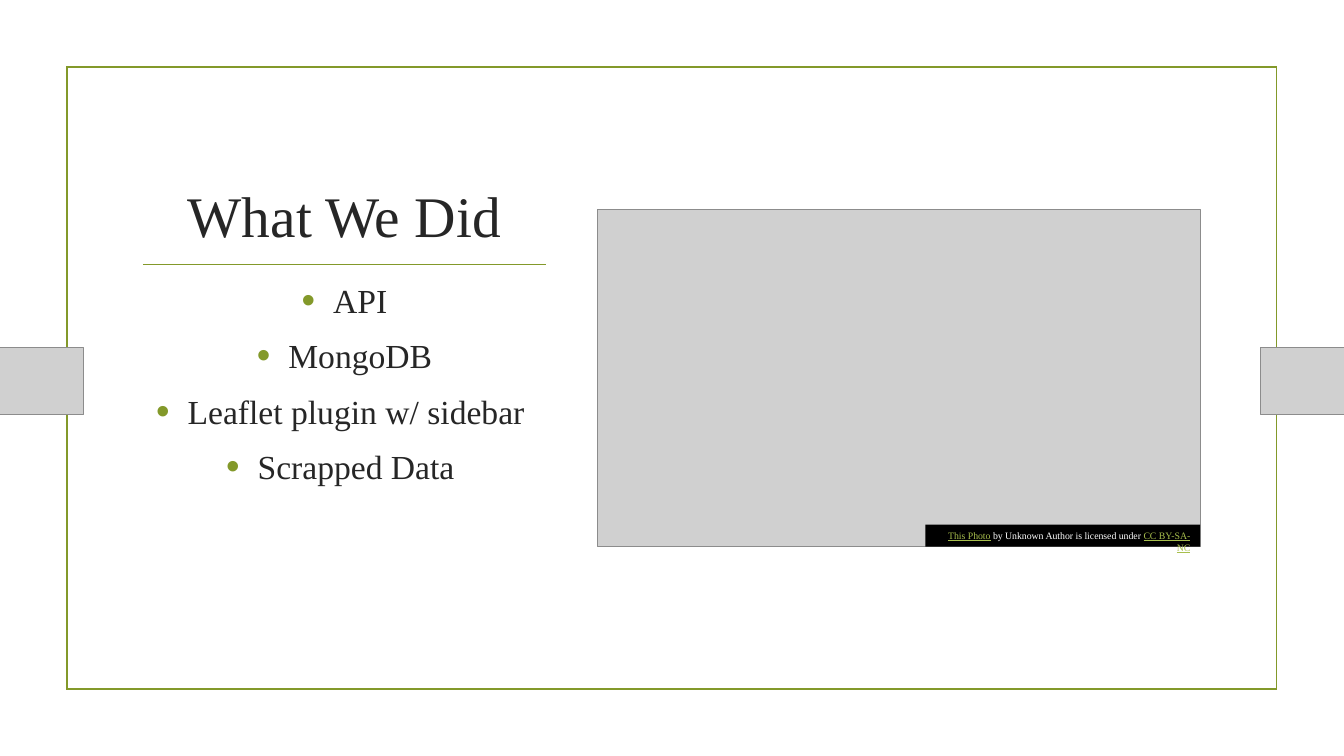
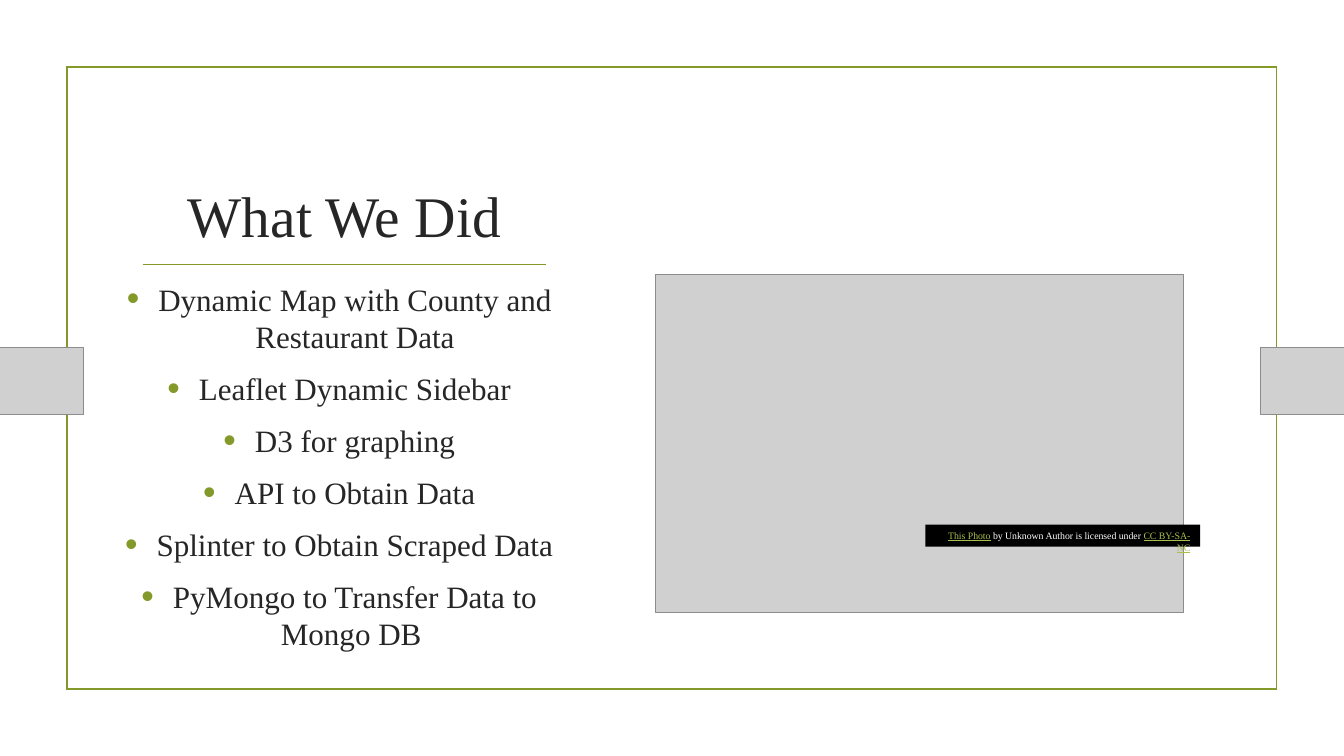
Before and after one commit to kennknisley/project_two, a slide deck: slide 3 of Poverty & Fast Food.pptx. Drawn at 1344x756 pixels with LibreOffice and Linux fonts; fonts in the diff are those of the drawing; grey boxes stand for pictures; background and template pictures are left out. Boxes give left, top, right and bottom in pixels: in the first picture for what was removed or moved away, otherwise in the second. Text is boxed around its words. In the diff, an @@ line names an element or a change of style, - is before the commit and + after.

```diff
--- a/Poverty & Fast Food.pptx
+++ b/Poverty & Fast Food.pptx
@@ text at [157, 289, 553, 651]: text changed; size 24 to 22.2 pt @@
-• API
-• MongoDB
-• Leaflet plugin w/ sidebar
-• Scrapped Data
+• Dynamic Map with County and Restaurant Data
+• Leaflet Dynamic Sidebar
+• D3 for graphing
+• API to Obtain Data
+• Splinter to Obtain Scraped Data
+• PyMongo to Transfer Data to Mongo DB
@@ picture: place and size @@
-picture at [598, 210, 1201, 547]
+picture at [655, 275, 1184, 613]
```
Also in this commit, not shown: 2 other slides changed, 4 slides added, 1 slide removed, 8 other files.
